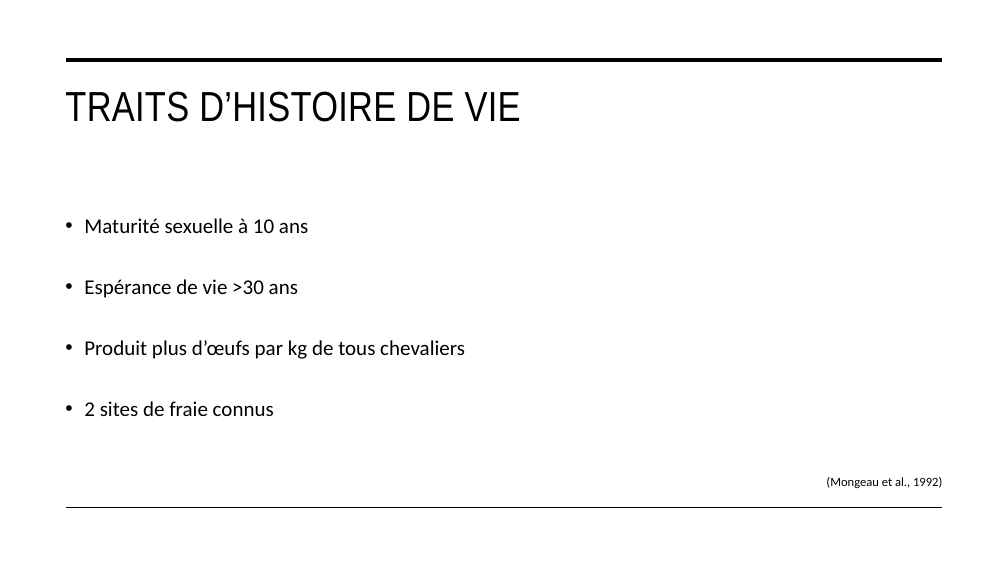
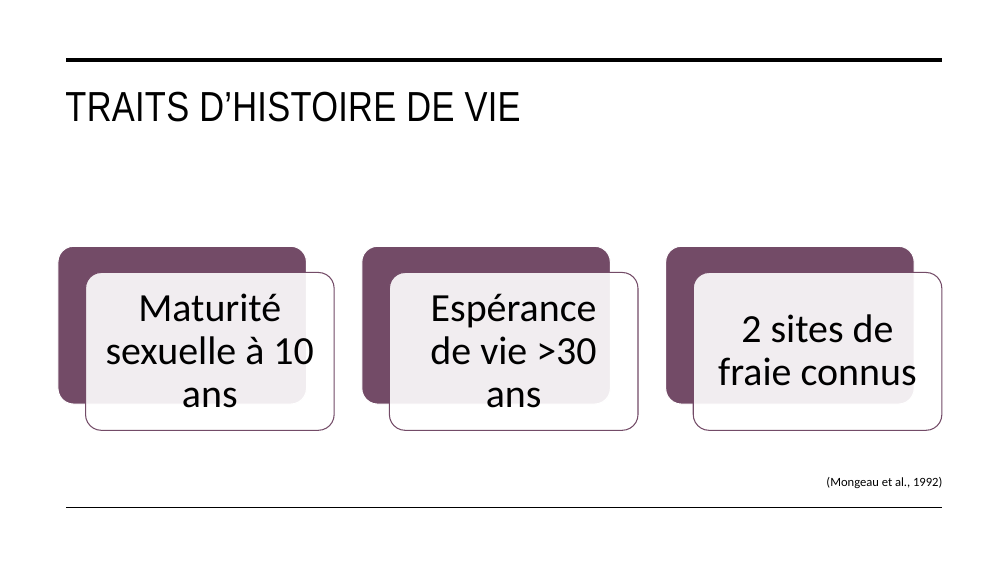
Before and after one commit to PlasseTristan/Projet_final, a slide deck: slide 3 of Rapport/Chevalier_cuivré.pptx. Drawn at 1008x567 pixels with LibreOffice and Linux fonts; fonts in the diff are those of the drawing. Boxes give left, top, right and bottom in pixels: in the first picture for what was removed or moved away, otherwise in the second. Text is boxed around its words. In the diff, an @@ line names an element or a change of style, - is before the commit and + after.

```diff
--- a/Rapport/Chevalier_cuivré.pptx
+++ b/Rapport/Chevalier_cuivré.pptx
@@ text removed at [84, 218, 465, 416] @@
-• Maturité sexuelle à 10 ans
-• Espérance de vie >30 ans
-• Produit plus d’œufs par kg de tous chevaliers
-• 2 sites de fraie connus
@@ group added at [58, 247, 942, 430]: 6 rounded rectangles, 3 texts @@
+Maturité sexuelle à 10 ans
+Espérance de vie >30 ans
+2 sites de fraie connus
```
Also in this commit, not shown: 6 other slides changed, 7 slides added, 5 slides removed, 3 other files.
